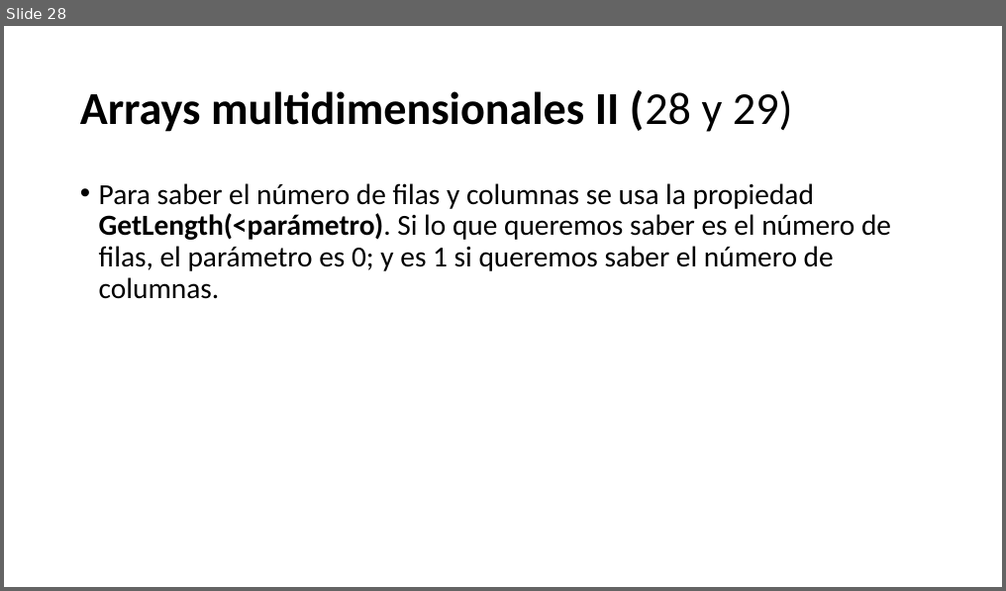
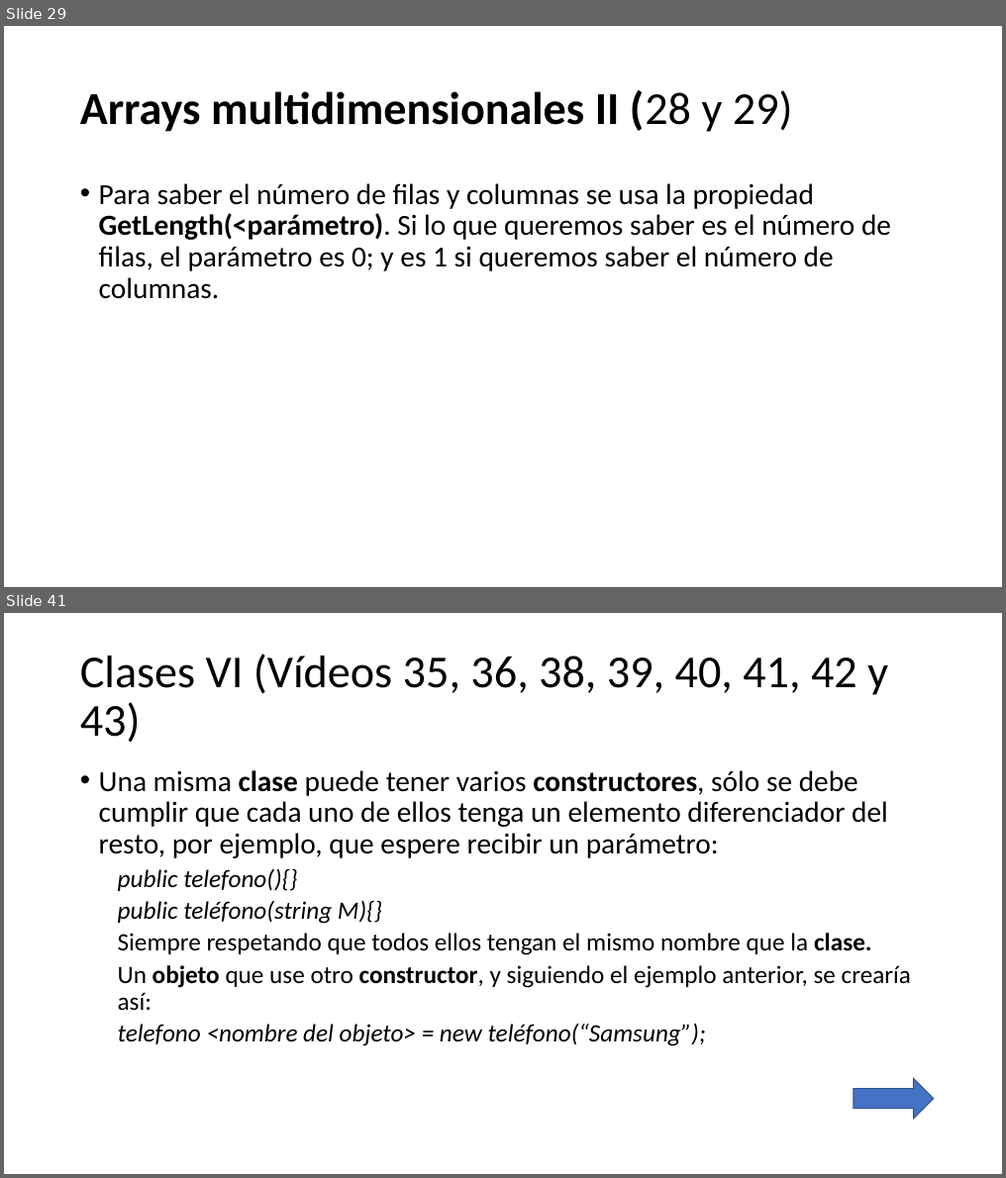
Before and after one commit to Worome/Recetatic, a slide deck: Recetatic/Visual C#.pptx. Shown one above the other, each under a label of ours: slide 28 before the commit, slides 29 and 41 after it; the slides between them are not shown. The pictures are 1006x591 and 1006x1178 pixels, drawn with LibreOffice and Linux fonts; fonts in the diff are those of the drawing. Boxes give left, top, right and bottom in pixels: in the first picture for what was removed or moved away, otherwise in the second. Text is boxed around its words. In the diff, an @@ line names an element or a change of style, - is before the commit and + after.

```diff
--- a/Recetatic/Visual C#.pptx
+++ b/Recetatic/Visual C#.pptx
@@ slide 41 added at <box>4,613,1002,1174</box>, background #FFFFFF @@
@@ title added at <box>80,654,888,742</box>, 44 pt, text #000000 @@
+Clases VI (Vídeos 35, 36, 38, 39, 40, 41, 42 y 43)
@@ text added at <box>99,770,911,1047</box>, 24 pt, text #000000 @@
+• Una misma clase puede tener varios constructores, sólo se debe cumplir que cada uno de ellos tenga un elemento diferenciador del resto, por ejemplo, que espere recibir un parámetro:
+  public telefono(){}
+  public teléfono(string M){}
+  Siempre respetando que todos ellos tengan el mismo nombre que la clase.
+  Un objeto que use otro constructor, y siguiendo el ejemplo anterior, se crearía así:
+  telefono <nombre del objeto> = new teléfono(“Samsung”);
@@ right arrow added at <box>853,1079,934,1119</box>, fill #4472C4, outline #325491 1 pt @@
@@ what was slide 28 is now slide 29 @@
```
Also in this commit, not shown: 1 slide changed, 16 other slides added.
